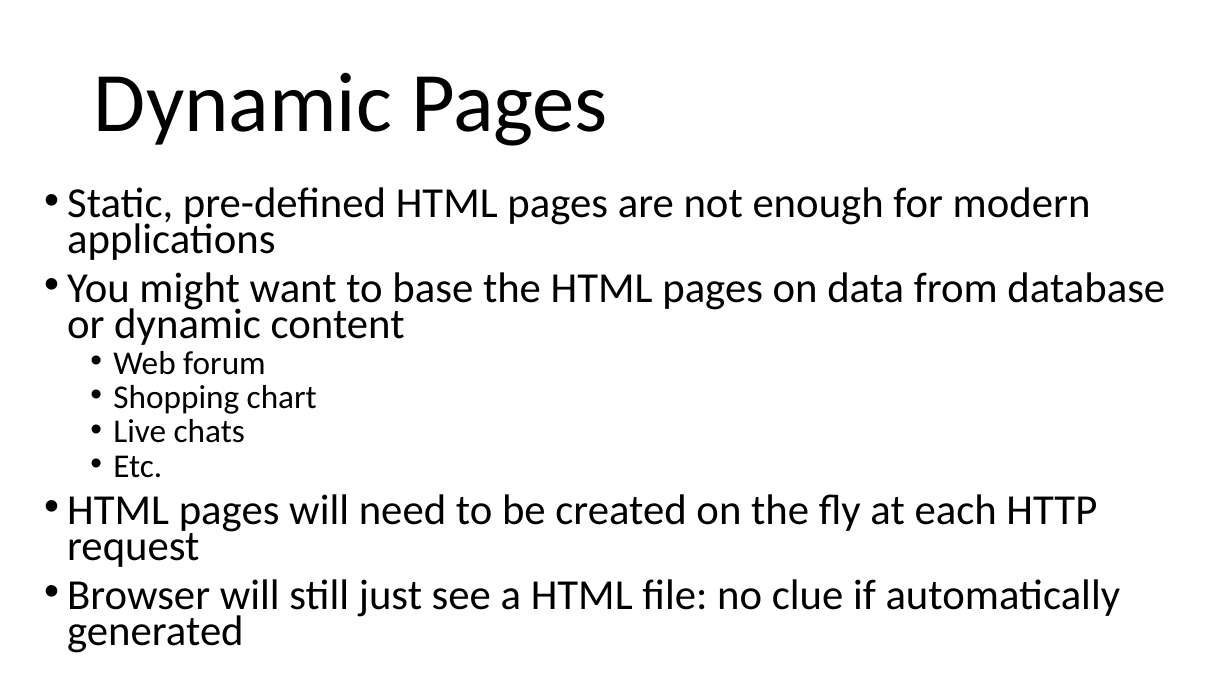
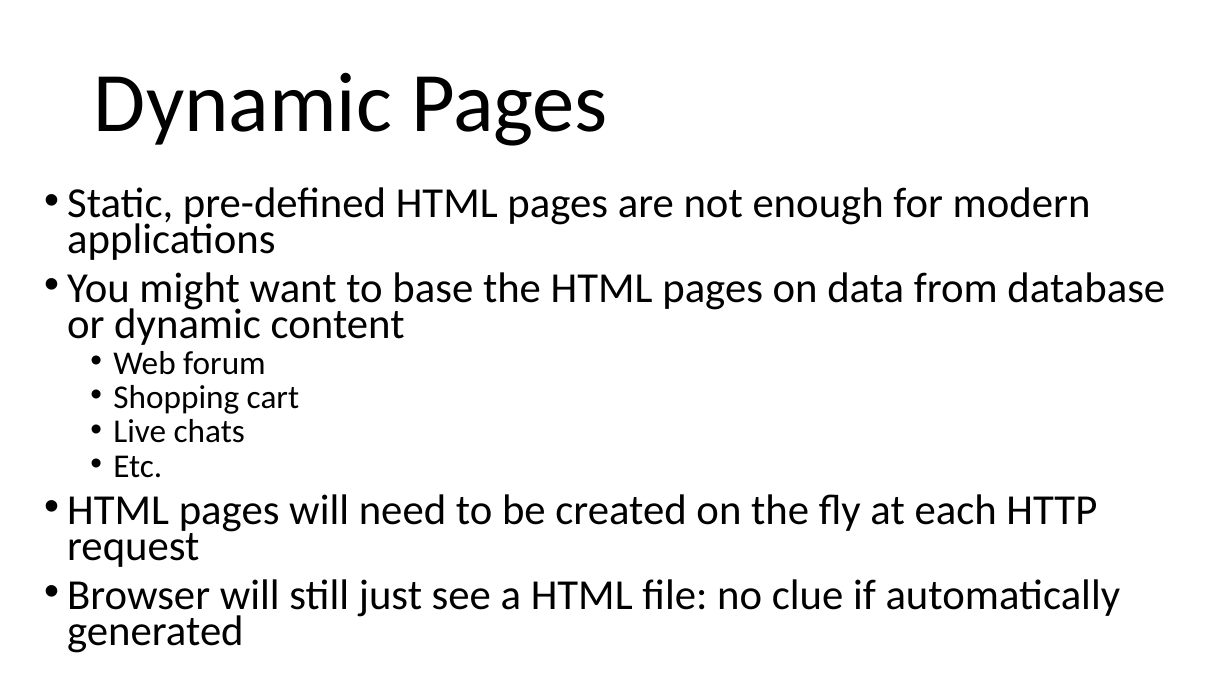
Before and after one commit to arcuri82/testing_security_development_enterprise_systems, a slide deck: slide 23 of doc/intro/slides/lesson_07_jsf.pptx. Drawn at 1232x693 pixels with LibreOffice and Linux fonts; fonts in the diff are those of the drawing. Boxes give left, top, right and bottom in pixels: in the first picture for what was removed or moved away, otherwise in the second. Text is boxed around its words. In the diff, an @@ line names an element or a change of style, - is before the commit and + after.

```diff
--- a/doc/intro/slides/lesson_07_jsf.pptx
+++ b/doc/intro/slides/lesson_07_jsf.pptx
@@ text at bbox=[113, 385, 299, 414]: text changed @@
-  • Shopping chart
+  • Shopping cart
```
Also in this commit, not shown: 1 other file.
